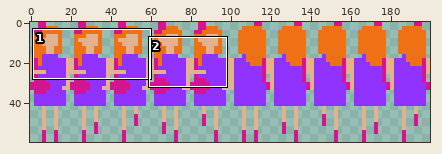
Sprite sheet -- images/celebrity.png. The first picture is a wide view before the edit; the outline marks the close-up.
Close-up. The starting point:
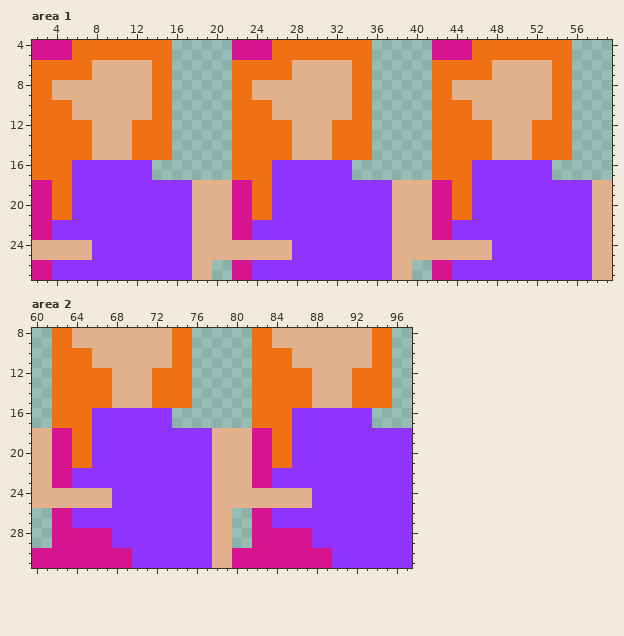
The file is 200x60 pixels. Shown: area 1: x 2..59, y 4..27; area 2: x 60..97, y 8..31.
And afterwards:
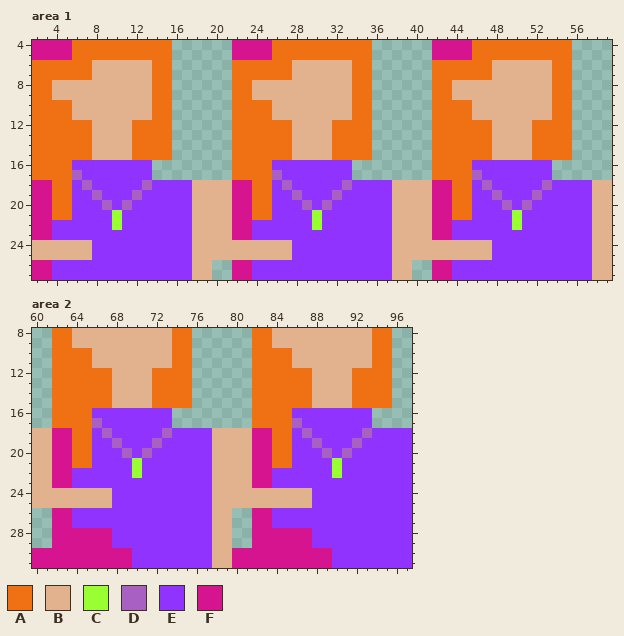
Palette (. is transparent): A #f07014  B #e2b18d  C #99ff33  D #a860c2  E #9133ff  F #d71490
What changed:
--- area 1
@@ x 2..59 @@
 16 AAAAEEEEEEEE........AAAAEEEEEEEE........AAAAEEEEEEEE......
-17 AAAAEEEEEEEE........AAAAEEEEEEEE........AAAAEEEEEEEE......
-18 FFAAEEEEEEEEEEEEBBBBFFAAEEEEEEEEEEEEBBBBFFAAEEEEEEEEEEEEBB
-19 FFAAEEEEEEEEEEEEBBBBFFAAEEEEEEEEEEEEBBBBFFAAEEEEEEEEEEEEBB
-20 FFAAEEEEEEEEEEEEBBBBFFAAEEEEEEEEEEEEBBBBFFAAEEEEEEEEEEEEBB
-21 FFAAEEEEEEEEEEEEBBBBFFAAEEEEEEEEEEEEBBBBFFAAEEEEEEEEEEEEBB
-22 FFEEEEEEEEEEEEEEBBBBFFEEEEEEEEEEEEEEBBBBFFEEEEEEEEEEEEEEBB
+17 AAAADEEEEEEE........AAAADEEEEEEE........AAAADEEEEEEE......
+18 FFAAEDEEEEEDEEEEBBBBFFAAEDEEEEEDEEEEBBBBFFAAEDEEEEEDEEEEBB
+19 FFAAEEDEEEDEEEEEBBBBFFAAEEDEEEDEEEEEBBBBFFAAEEDEEEDEEEEEBB
+20 FFAAEEEDEDEEEEEEBBBBFFAAEEEDEDEEEEEEBBBBFFAAEEEDEDEEEEEEBB
+21 FFAAEEEECEEEEEEEBBBBFFAAEEEECEEEEEEEBBBBFFAAEEEECEEEEEEEBB
+22 FFEEEEEECEEEEEEEBBBBFFEEEEEECEEEEEEEBBBBFFEEEEEECEEEEEEEBB
 23 FFEEEEEEEEEEEEEEBBBBFFEEEEEEEEEEEEEEBBBBFFEEEEEEEEEEEEEEBB
--- area 2
@@ x 60..97 @@
 16 ..AAAAEEEEEEEE........AAAAEEEEEEEE....
-17 ..AAAAEEEEEEEE........AAAAEEEEEEEE....
-18 BBFFAAEEEEEEEEEEEEBBBBFFAAEEEEEEEEEEEE
-19 BBFFAAEEEEEEEEEEEEBBBBFFAAEEEEEEEEEEEE
-20 BBFFAAEEEEEEEEEEEEBBBBFFAAEEEEEEEEEEEE
-21 BBFFAAEEEEEEEEEEEEBBBBFFAAEEEEEEEEEEEE
-22 BBFFEEEEEEEEEEEEEEBBBBFFEEEEEEEEEEEEEE
+17 ..AAAADEEEEEEE........AAAADEEEEEEE....
+18 BBFFAAEDEEEEEDEEEEBBBBFFAAEDEEEEEDEEEE
+19 BBFFAAEEDEEEDEEEEEBBBBFFAAEEDEEEDEEEEE
+20 BBFFAAEEEDEDEEEEEEBBBBFFAAEEEDEDEEEEEE
+21 BBFFAAEEEECEEEEEEEBBBBFFAAEEEECEEEEEEE
+22 BBFFEEEEEECEEEEEEEBBBBFFEEEEEECEEEEEEE
 23 BBFFEEEEEEEEEEEEEEBBBBFFEEEEEEEEEEEEEE
Boxes around the changes in both close-ups, in picture pixels (x1, y1, x2, y2):
changed: (72, 170, 152, 230)
changed: (272, 170, 352, 230)
changed: (472, 170, 552, 230)
changed: (92, 418, 172, 478)
changed: (292, 418, 372, 478)
